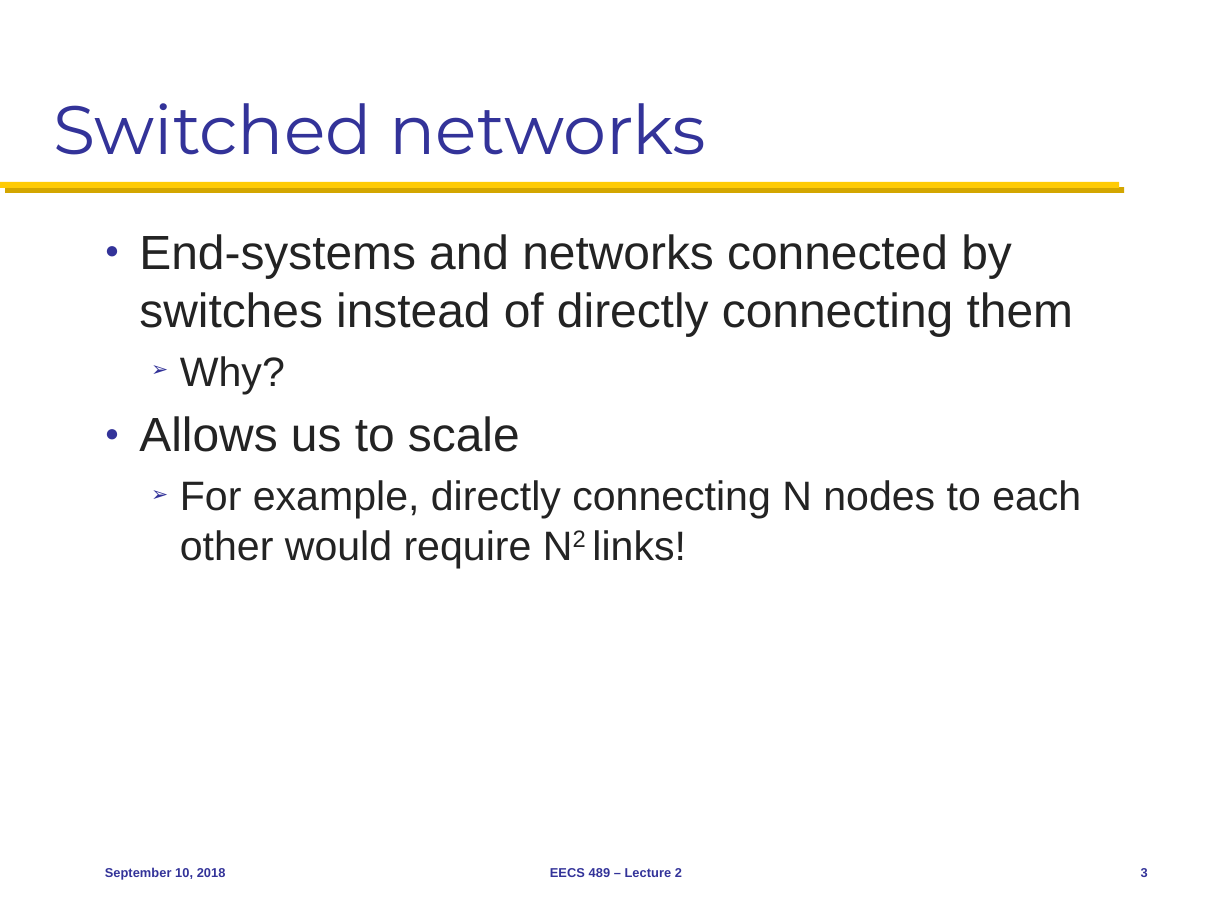
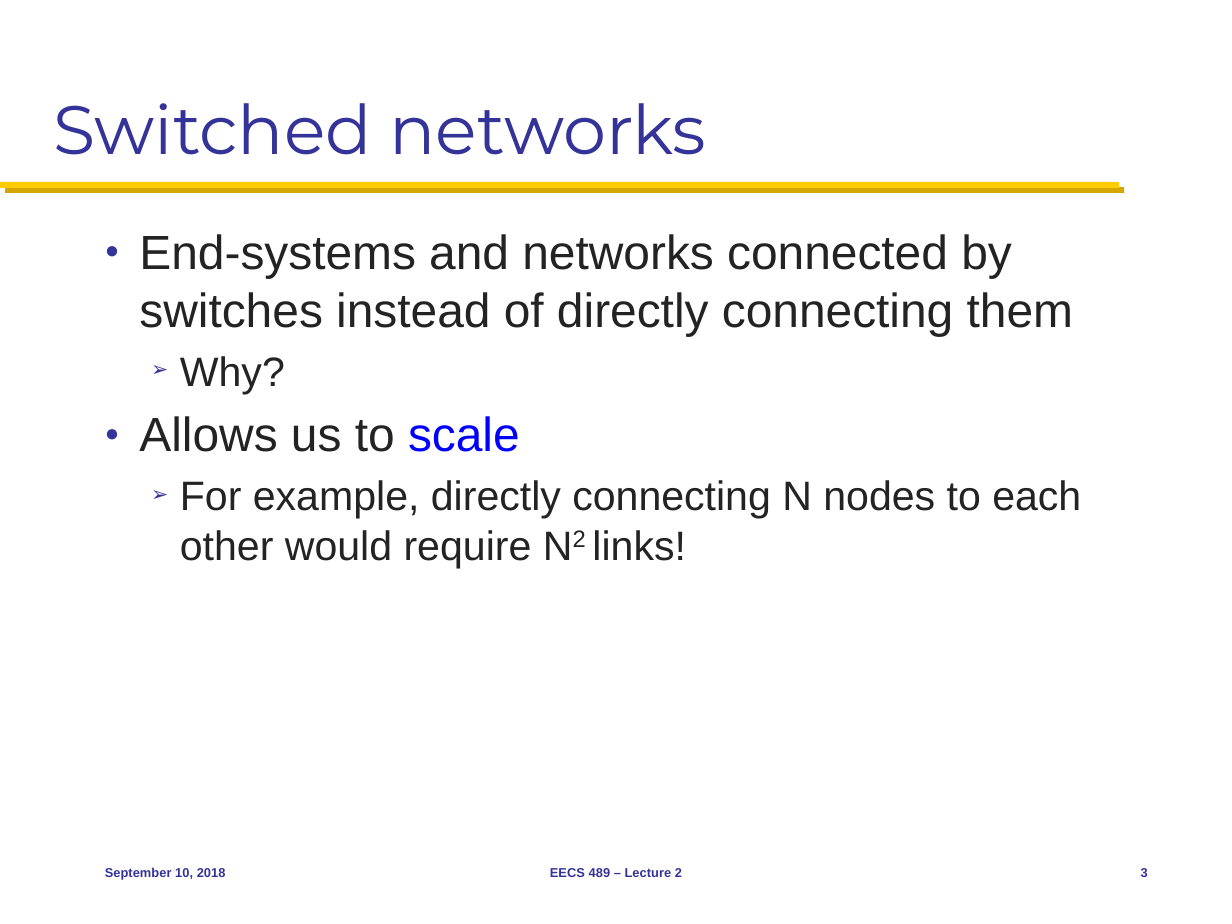
Before and after one commit to mosharaf/eecs489, a slide deck: slide 3 of Slides/091018.pptx. Drawn at 1232x924 pixels with LibreOffice and Linux fonts; fonts in the diff are those of the drawing. Boxes give left, top, right and bottom in pixels: in the first picture for what was removed or moved away, otherwise in the second. Text is boxed around its words. In the diff, an @@ line names an element or a change of style, - is before the commit and + after.

Commit message:
Tweaks for 0910 slides

```diff
--- a/Slides/091018.pptx
+++ b/Slides/091018.pptx
@@ text at [139, 416, 520, 452]: text colour #232323 to #0000FF in "scale" @@
```
Also in this commit, not shown: 1 other slide changed.
